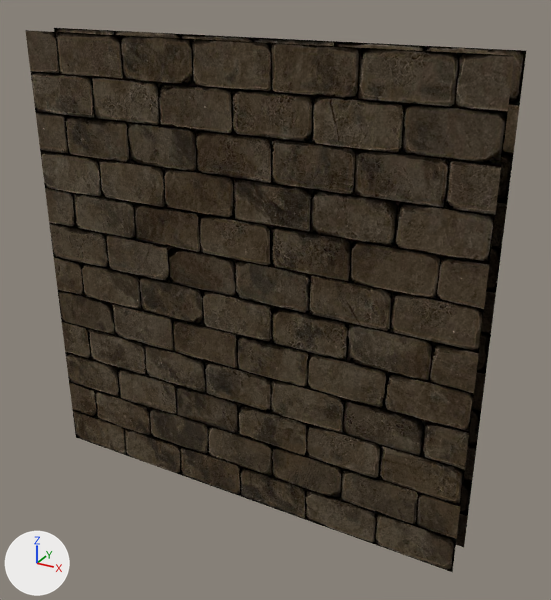
One commit to the Blender file res/models/brickWall/brickWall.blend: the scene before it, then after it.
Before and after are seen from a 50 mm camera at (1.53, -2.52, 1.25) aimed at (0.11, 0.05, -0.03). Lighting does not change. The marker at lower left points along +X, +Y and +Z.
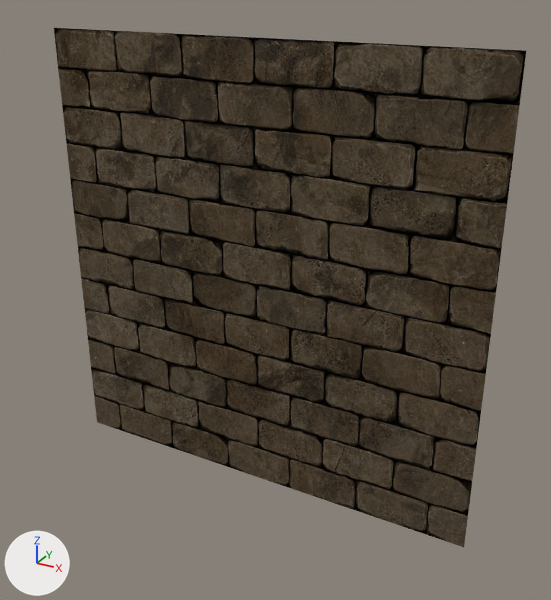
Where the newer file only moved an object's origin or applied its transform, the numbers keep the older frame.

The edits, one by one:
me_cube has 8 vertices, 2 faces and spans x -1.0..1.0, y -0.08..0.08, z -1.0..1.0.
me_cube is used by ob_cube; location (0.0, 0.0, 0.0).
me_cube part 1: the loose piece of 4 vertices spanning x -1.0..1.0, y -0.08, z -1.0..1.0 is deleted.

Location of each change, (x1, y1, x2, y2) in pixels of the pictures (551 x 600 px):
'Cube', reshaped: before (25, 28, 526, 572); after (54, 28, 526, 547)
part 1 of me_cube, deleted (brown): before (25, 30, 514, 572)
